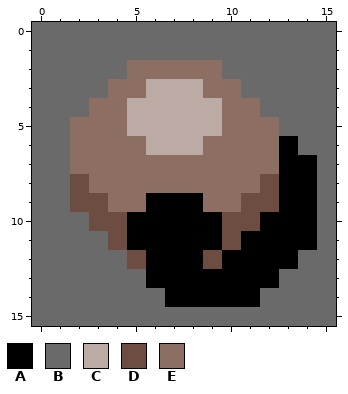
Two versions of one pixel-art file, Assets/Art/UI/Icons/Item Icons/Quest Items/Icon_HermitShell.aseprite. The picture above was drawn from the file before the commit.
16x16 pixels, 1 frame.
Visible layers, top first: "Layer 3", "Layer 2", "Layer 1".
Palette (. is transparent): A #000000  B #6a6a6a  C #bcaaa4  D #6d4c41  E #8d6e63
Pixels before, first column x 0:
 0 BBBBBBBBBBBBBBBB
 1 BBBBBBBBBBBBBBBB
 2 BBBBBEEEEEBBBBBB
 3 BBBBEECCCEEBBBBB
 4 BBBEECCCCCEEBBBB
 5 BBEEECCCCCEEEBBB
 6 BBEEEECCCEEEEABB
 7 BBEEEEEEEEEEEAAB
 8 BBDEEEEEEEEEDAAB
 9 BBDDEEAAAEEDDAAB
10 BBBDDAAAAADDAAAB
11 BBBBDAAAAADAAAAB
12 BBBBBDAAADAAAABB
13 BBBBBBAAAAAAABBB
14 BBBBBBBAAAAABBBB
15 BBBBBBBBBBBBBBBB
New version:
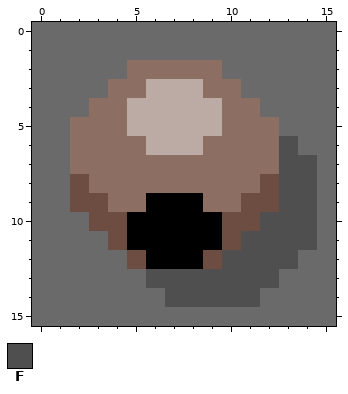
Colours new in this view: F #4f4f4f
The commit says: Updated All Item Icons Adjusted Shadow Color
The exact change:
Changed rows in their new state; - is an unchanged pixel.
first column x 6:
 6 -------F-
 7 -------FF
 8 -------FF
 9 -------FF
10 ------FFF
11 -----FFFF
12 ----FFFF-
13 FFFFFFF--
14 -FFFFF---
Where, in picture pixels (left, top, right, bottom), the same in both pictures:
changed: (146, 136, 317, 307)
